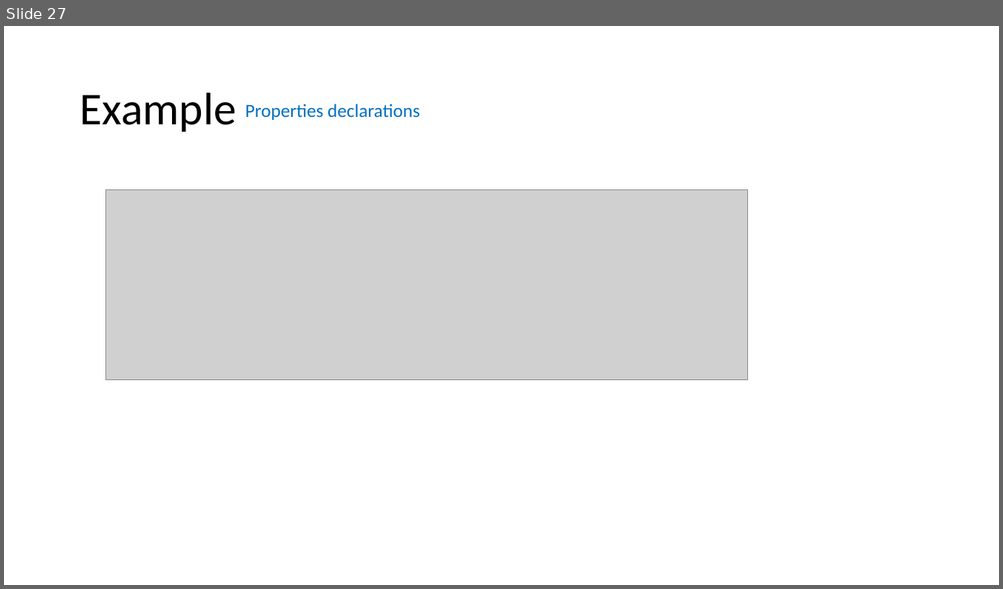
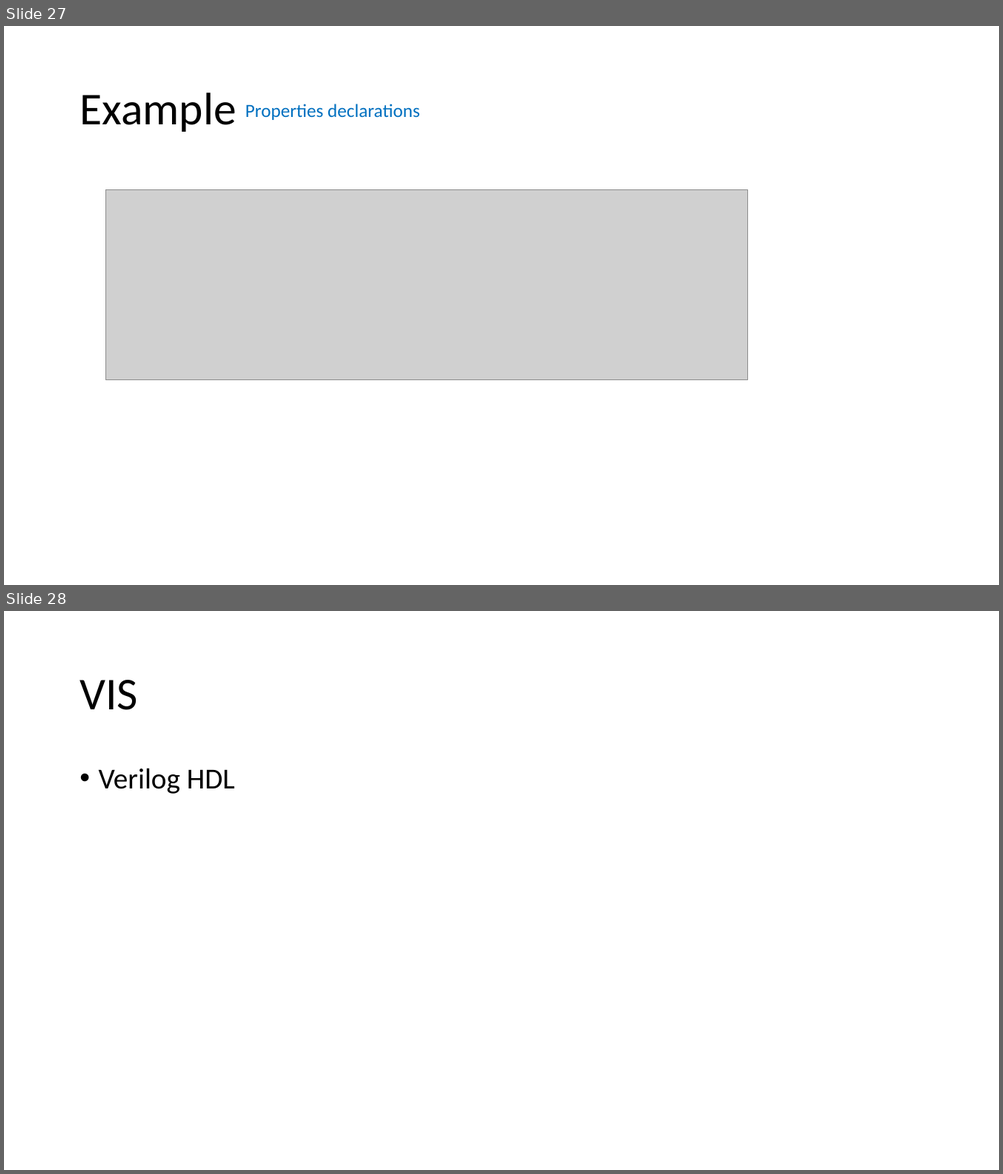
Before and after one commit to bacmive/paper_notes, a slide deck: notes1-verification tools.pptx. Shown one above the other, each under a label of ours: slide 27 before the commit, slides 27 and 28 after it. The pictures are 1003x589 and 1003x1174 pixels, drawn with LibreOffice and Linux fonts; fonts in the diff are those of the drawing; grey boxes stand for pictures. Boxes give left, top, right and bottom in pixels: in the first picture for what was removed or moved away, otherwise in the second. Text is boxed around its words. In the diff, an @@ line names an element or a change of style, - is before the commit and + after.

```diff
--- a/notes1-verification tools.pptx
+++ b/notes1-verification tools.pptx
@@ slide 28 added at (4, 611, 999, 1170), background #FFFFFF @@
@@ title added at (79, 680, 138, 710), 44 pt, text #000000 @@
+VIS
@@ text added at (99, 768, 235, 794), 28 pt, text #000000 @@
+• Verilog HDL
```
Also in this commit, not shown: 1 slide removed, 1 other file.
